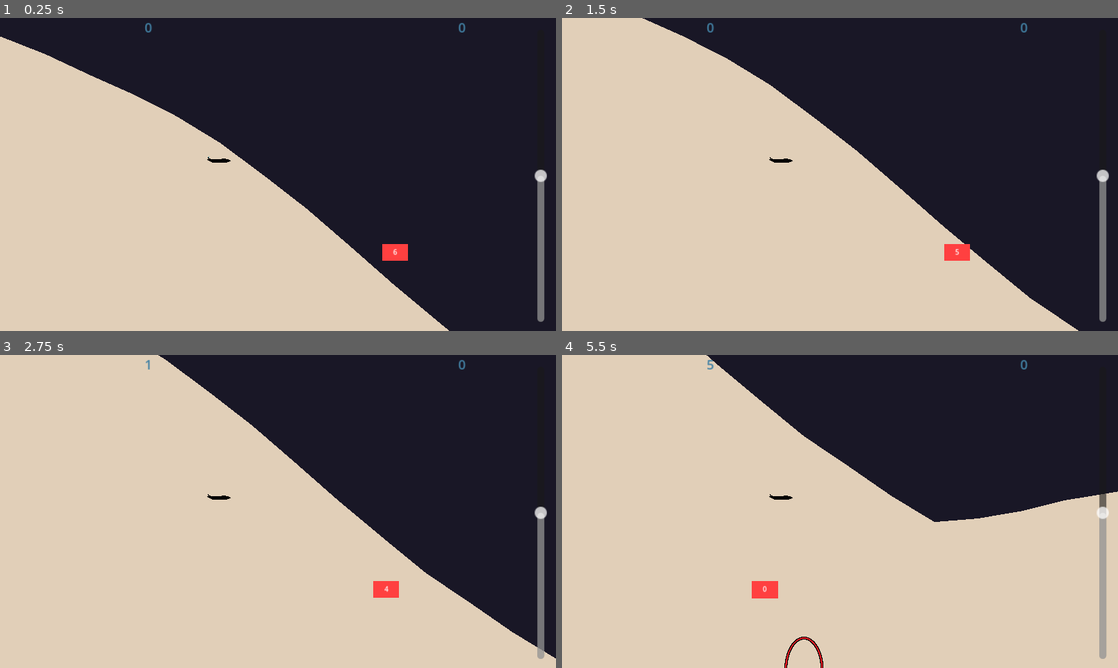
Above: before the commit, frames 1-4 (two rows, left to right).
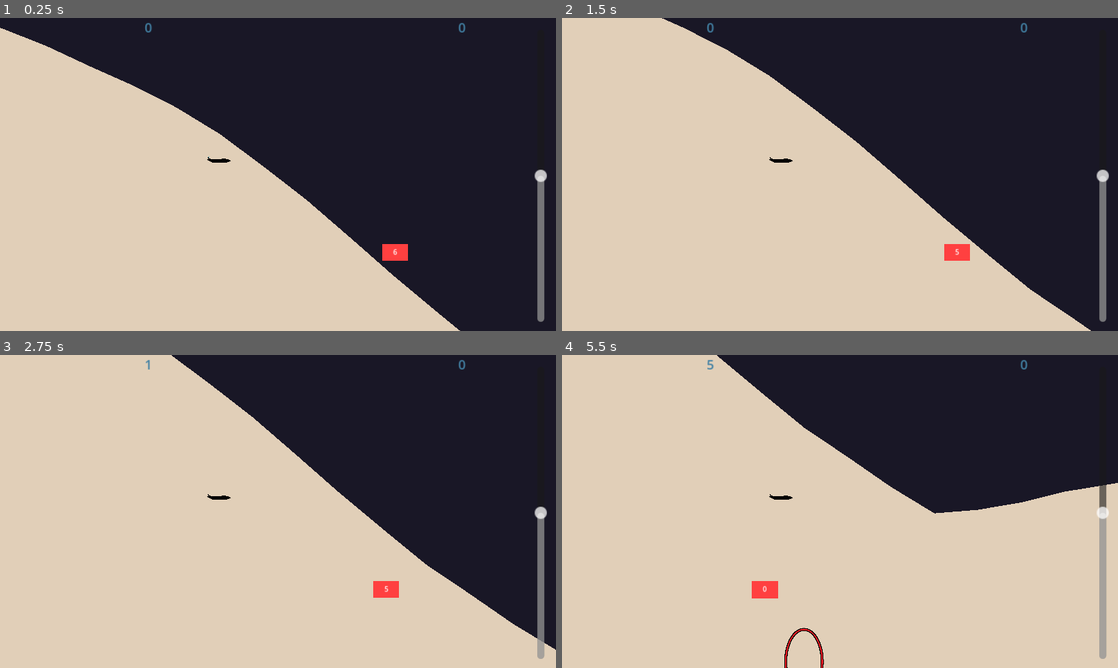
Above: after the commit, the same moments.

Repository: DvirKomlosh/glider
Game: Godot game, scene res://Scences/Main.tscn
Two runs of this game, one before a commit and one after it. Both use one fixed random seed, a clock stepped at 60 frames per second and the inputs below.
Inputs:
- Up to frame 1 (0.25 s): no input
- Up to frame 2 (1.5 s): tap Space at 0.77 s
- Up to frame 3 (2.75 s): tap Space at 1.52 s
- Up to frame 4 (5.5 s): tap Space at 3.02, 3.77, 4.52 s

The runs differ from the first frame. In frame 1, 2.3% of the frame differs, in the area x 0-83%, y 3-100%; in frame 2, 2.2%; in frame 3, 2.0%; in frame 4, 2.3%.

Commit message:
fixed $ usage

Diff:
--- a/Scences/Main.tscn
+++ b/Scences/Main.tscn
@@ -15,21 +15,6 @@
 [sub_resource type="Gradient" id="Gradient_v1064"]
 offsets = PackedFloat32Array(0, 0.490323)
 colors = PackedColorArray(0.96704, 0.202136, 0.844069, 1, 0.337255, 0.654902, 0.713726, 1)
-
-[sub_resource type="Animation" id="Animation_lur6t"]
-resource_name = "in_hoop"
-tracks/0/type = "value"
-tracks/0/imported = false
-tracks/0/enabled = true
-tracks/0/path = NodePath("GliderTrail:start_color")
-tracks/0/interp = 1
-tracks/0/loop_wrap = true
-tracks/0/keys = {
-"times": PackedFloat32Array(0.133333),
-"transitions": PackedFloat32Array(1),
-"update": 0,
-"values": [Color(0.726647, 0.464192, 0.91102, 1)]
-}
 
 [sub_resource type="Animation" id="Animation_etpxp"]
 length = 0.001
@@ -57,6 +42,18 @@
 "update": 1,
 "values": [true]
 }
+tracks/2/type = "value"
+tracks/2/imported = false
+tracks/2/enabled = true
+tracks/2/path = NodePath("Glider/Camera2D:zoom")
+tracks/2/interp = 1
+tracks/2/loop_wrap = true
+tracks/2/keys = {
+"times": PackedFloat32Array(0),
+"transitions": PackedFloat32Array(1),
+"update": 0,
+"values": [Vector2(0.1, 0.1)]
+}
 
 [sub_resource type="Animation" id="Animation_hkra6"]
 resource_name = "death"
@@ -99,6 +96,34 @@
 "transitions": PackedFloat32Array(1),
 "update": 1,
 "values": [false]
+}
+
+[sub_resource type="Animation" id="Animation_lur6t"]
+resource_name = "in_hoop"
+length = 2.0
+tracks/0/type = "value"
+tracks/0/imported = false
+tracks/0/enabled = true
+tracks/0/path = NodePath("GliderTrail:start_color")
+tracks/0/interp = 1
+tracks/0/loop_wrap = true
+tracks/0/keys = {
+"times": PackedFloat32Array(0.133333),
+"transitions": PackedFloat32Array(1),
+"update": 0,
+"values": [Color(0.726647, 0.464192, 0.91102, 1)]
+}
+tracks/1/type = "value"
+tracks/1/imported = false
+tracks/1/enabled = true
+tracks/1/path = NodePath("Glider/Camera2D:zoom")
+tracks/1/interp = 1
+tracks/1/loop_wrap = true
+tracks/1/keys = {
+"times": PackedFloat32Array(0, 0.633333, 1.96667),
+"transitions": PackedFloat32Array(1, 1, 1),
+"update": 0,
+"values": [Vector2(0.1, 0.1), Vector2(0.13, 0.13), Vector2(0.1, 0.1)]
 }
 
 [sub_resource type="AnimationLibrary" id="AnimationLibrary_o6ebp"]
@@ -188,14 +213,17 @@
 begin_cap_mode = 2
 end_cap_mode = 2
 script = ExtResource("6_tx5mk")
+start_color = Color(0.337255, 0.654902, 0.713726, 1)
 
 [node name="AnimationPlayer" type="AnimationPlayer" parent="."]
 libraries = {
 "": SubResource("AnimationLibrary_o6ebp")
 }
 
+[connection signal="add_trail" from="Glider" to="." method="update_glider_position"]
 [connection signal="add_trail" from="Glider" to="." method="_send_add_trail"]
 [connection signal="dead" from="Glider" to="." method="_set_game_over"]
+[connection signal="ready_to_set_glider_position" from="Environment" to="." method="_on_ready_to_set_glider_position"]
 [connection signal="wall_entred" from="Environment/Walls" to="Environment" method="on_wall_entred"]
 [connection signal="in_hoop" from="Environment/Rings" to="." method="_in_hoop"]
 [connection signal="out_hoop" from="Environment/Rings" to="." method="_out_hoop"]
--- a/Scences/end_screen.gd
+++ b/Scences/end_screen.gd
@@ -5,6 +5,10 @@
 
 @onready var distance_label = $PanelContainer/MarginContainer/VBoxContainer/HBoxContainer/VBoxContainer/distance
 @onready var best_distance_label = $PanelContainer/MarginContainer/VBoxContainer/HBoxContainer/VBoxContainer/best_distance
+
+@onready var animation_player: AnimationPlayer = $AnimationPlayer
+
+@onready var panel_container: PanelContainer = $PanelContainer
 
 
 func set_scores(score, best_score, distance, best_distance):
@@ -16,11 +20,11 @@
 
 func end():
 	get_tree().paused = true
-	$AnimationPlayer.play("blur")
+	animation_player.play("blur")
 
 # Called when the node enters the scene tree for the first time.
 func _ready() -> void:
-	$PanelContainer.modulate.a = 0
+	panel_container.modulate.a = 0
 
 # Called every frame. 'delta' is the elapsed time since the previous frame.
 func _process(delta: float) -> void:
--- a/Scences/end_screen.tscn
+++ b/Scences/end_screen.tscn
@@ -2,6 +2,33 @@
 
 [ext_resource type="Script" path="res://Scences/end_screen.gd" id="1_dxnh8"]
 [ext_resource type="Shader" path="res://end_screen.gdshader" id="2_ojk7s"]
+
+[sub_resource type="Animation" id="Animation_af0tx"]
+length = 0.001
+tracks/0/type = "value"
+tracks/0/imported = false
+tracks/0/enabled = true
+tracks/0/path = NodePath("Blur:material:shader_parameter/lod")
+tracks/0/interp = 1
+tracks/0/loop_wrap = true
+tracks/0/keys = {
+"times": PackedFloat32Array(0),
+"transitions": PackedFloat32Array(1),
+"update": 0,
+"values": [0.0]
+}
+tracks/1/type = "value"
+tracks/1/imported = false
+tracks/1/enabled = true
+tracks/1/path = NodePath("PanelContainer:modulate")
+tracks/1/interp = 1
+tracks/1/loop_wrap = true
+tracks/1/keys = {
+"times": PackedFloat32Array(0),
+"transitions": PackedFloat32Array(1),
+"update": 0,
+"values": [Color(1, 1, 1, 1)]
+}
 
 [sub_resource type="Animation" id="Animation_hbdfn"]
 resource_name = "blur"
@@ -29,33 +56,6 @@
 "transitions": PackedFloat32Array(1, 1),
 "update": 0,
 "values": [Color(1, 1, 1, 0), Color(1, 1, 1, 1)]
-}
-
-[sub_resource type="Animation" id="Animation_af0tx"]
-length = 0.001
-tracks/0/type = "value"
-tracks/0/imported = false
-tracks/0/enabled = true
-tracks/0/path = NodePath("Blur:material:shader_parameter/lod")
-tracks/0/interp = 1
-tracks/0/loop_wrap = true
-tracks/0/keys = {
-"times": PackedFloat32Array(0),
-"transitions": PackedFloat32Array(1),
-"update": 0,
-"values": [0.0]
-}
-tracks/1/type = "value"
-tracks/1/imported = false
-tracks/1/enabled = true
-tracks/1/path = NodePath("PanelContainer:modulate")
-tracks/1/interp = 1
-tracks/1/loop_wrap = true
-tracks/1/keys = {
-"times": PackedFloat32Array(0),
-"transitions": PackedFloat32Array(1),
-"update": 0,
-"values": [Color(1, 1, 1, 1)]
 }
 
 [sub_resource type="AnimationLibrary" id="AnimationLibrary_gpxaq"]
--- a/Scences/trail.gd
+++ /dev/null
@@ -1,9 +0,0 @@
-extends Line2D
-
-var trail_offset = Vector2(200, 0)
-
-
-# Called every frame. 'delta' is the elapsed time since the previous frame.
-func _process(delta: float) -> void:
-	var trail_position = $"../Glider".global_position - trail_offset
-	add_point(trail_position)
--- a/Scripts/Main.gd
+++ b/Scripts/Main.gd
@@ -1,6 +1,15 @@
 extends Node2D
 
 var save_path = "user://scores.save"
+var starting_glider_position
+
+@onready var glider: CharacterBody2D = $Glider
+@onready var controller: VSlider = $CanvasLayer/Controller
+@onready var rings: Node2D = $Environment/Rings
+@onready var glider_trail: Line2D = $GliderTrail
+@onready var end_screen: Control = $CanvasLayer/EndScreen
+@onready var animation_player: AnimationPlayer = $AnimationPlayer
+@onready var camera: Camera2D = $Glider/Camera2D
 
 
 var score = 0
@@ -33,39 +42,41 @@
 	file.store_var(best_score)
 
 
-func _send_add_trail(pos, speed):
-	$GliderTrail.add_trail_point(pos, speed)
+func update_glider_position(pos, speed):
+	glider_trail.add_trail_point(pos, speed)
+	rings.update_indicator(pos)
+
 
 func _set_game_over():
 	_save_score()
-	$AnimationPlayer.play("death")
-	$CanvasLayer/EndScreen.set_scores(score, best_score, distance, best_distance)
+	animation_player.play("death")
+	end_screen.set_scores(score, best_score, distance, best_distance)
 	is_game_over = true
 
 func _in_hoop():
 	if not is_game_over:
-		$Glider.in_hoop(combo)
-
+		glider.in_hoop(combo)
 		score += combo
 		combo += 1
 
-		$AnimationPlayer.play("in_hoop")
-		var camera_tween = create_tween()
-
-		camera_tween.tween_property($Glider/Camera2D, "zoom", Vector2(0.11, 0.11), 0.6)
-		camera_tween.tween_property($Glider/Camera2D, "zoom", Vector2(0.1,0.1) , 1)
-
-		#$GliderTrail.add_color()
+		animation_player.play("in_hoop")
 
 func _out_hoop():
 	combo = 1
 
 func _ready() -> void:
 	_load_score()
+	glider.position = starting_glider_position
+
 
 # Called every frame. 'delta' is the elapsed time since the previous frame.
 func _process(delta):
-	distance = int($Glider.position.x/1000)
+	glider.set_glider_rotation(controller.value)
+	distance = int(glider.position.x/1000)
 	# set glider UI position
 	$CanvasLayer/Control/x.text = str(distance)
 	$CanvasLayer/Control/y.text = str(score)
+
+
+func _on_ready_to_set_glider_position(pos_x: float, pos_y: float) -> void:
+	starting_glider_position = Vector2(pos_x, pos_y + 500)
--- a/Scripts/Ring.gd
+++ b/Scripts/Ring.gd
@@ -50,8 +50,4 @@
 	indicator.size.x = int(base_size.x * scalar)
 	indicator.size.y = int(base_size.y * scalar)
 
-
-	#if distance > 100 or distance < 0:
-		#indicator.visible = false
-
 	indicator_label.text = str(distance)
--- a/Scripts/Rings.gd
+++ b/Scripts/Rings.gd
@@ -29,15 +29,12 @@
 	active_rings.remove_at(0)
 	out_hoop.emit()
 
-
-
-func _process(delta):
-	var glider_position = $"../../Glider".global_position
-
+func update_indicator(glider_position):
 	if len(active_rings) > 0:
 		active_rings[0].set_indicator(glider_position)
 
-
+func _process(delta):
+	pass
 
 
 func instentiate_ring(new_pos: Vector2):
--- a/Scripts/environment.gd
+++ b/Scripts/environment.gd
@@ -1,4 +1,7 @@
 extends Node2D
+
+
+signal ready_to_set_glider_position(pos_x, pos_y)
 
 var min_passage_width: float= 200.0
 var section_length: float = 10000.0
@@ -40,7 +43,7 @@
 
 		# Set the glider slightly below the celing, at the start
 		if abs(x_value) < subsection_length:
-			$"../Glider".position = Vector2(x_value, y_values[0] + 300)
+			ready_to_set_glider_position.emit(x_value, y_values[0])
 
 
 
--- a/Scripts/glider.gd
+++ b/Scripts/glider.gd
@@ -10,12 +10,14 @@
 # Get the gravity from the project settings to be synced with RigidBody nodes.
 var gravity = ProjectSettings.get_setting("physics/2d/default_gravity")
 @onready var wind_player = $WindPlayer
+@onready var points: Label = $Points
+@onready var trail_position: Marker2D = $TrailPosition
+
 
 var is_alive = true
 var debug_mode = false
 
 func _show_points(combo):
-	var points = $Points
 
 	points.scale = Vector2(0.6, 0.6)
 	points.text = "+" + str(combo)
@@ -43,22 +45,20 @@
 
 	wind_player.volume_db = new_volume
 
+func set_glider_rotation(controller_value: float):
+	if is_alive:
+		rotation = asin( - controller_value/90)
 
 func _process(delta):
 
-	$Points.rotation = -rotation
+	points.rotation = -rotation
 	var screen_height = 5040.0
-	if is_alive:
-		rotation = asin( - $"../CanvasLayer/Controller".value/90)
 
-	# if alive, size = 0
-	# if speed < x -> size = 0
-	# if speed > x, size = clamp(0.5,1, speed/2 / x) color = ??? based on speed tho
 	var speed = 0
 	if is_alive:
 		speed = velocity.length()
 
-	add_trail.emit($TrailPosition.global_position, speed)
+	add_trail.emit(trail_position.global_position, speed)
 	# clamp rotation:
 	rotation = max(rotation,-PI/2)
 	rotation = min(rotation, PI/2)
@@ -87,14 +87,8 @@
 
 	var normal_dir = Vector2(cos(pitch - PI/2),sin(pitch - PI/2))
 
-	# force is proportional to the amount of air heating the plane
-	# TODO: check if i playing with the coeficiants may work in my favor, setting the influence of the horizontal surface lower should combat parachuting
 	var force =  1 * abs(vertical_surface * forward_speed) + 1 * abs(horizontal_surface * down_speed)
 
-	# first coof - gives you the ability to "go up" when fast - _____/
-	# second coof - gives the ability to "go forward" when falling quickly - \___
-	# too much of second coof - parachuting
-	# too much first coof - like parachuting but first get speed by diving, then go up?
 
 
 
@@ -121,18 +115,18 @@
 	if collided:
 		is_alive = false
 		dead.emit()
-		create_tween().tween_property($".", "rotation", -PI/2, 1)
+		create_tween().tween_property(self, "rotation", -PI/2, 1)
 
 
 	queue_redraw()
 
 func _draw():
 	if debug_mode:
-		#draw_line(Vector2(0,0),Vector2(1,0) * 500,Color.AQUA, 10)
-		#draw_line(Vector2(0,0),Vector2(0,-1) * 500,Color.AQUA, 10)
+		draw_line(Vector2(0,0),Vector2(1,0) * 500,Color.AQUA, 10)
+		draw_line(Vector2(0,0),Vector2(0,-1) * 500,Color.AQUA, 10)
 		draw_line(Vector2(0,0), velocity.rotated(-rotation) ,Color.RED, 10)
 		draw_line(velocity.rotated(-rotation), velocity.rotated(-rotation)+acc.rotated(-rotation) ,Color.GREEN, 10)
-		#draw_line(Vector2(0,0), acc.rotated(-rotation) ,Color.GREEN, 10)
+		draw_line(Vector2(0,0), acc.rotated(-rotation) ,Color.GREEN, 10)
 
 func in_hoop(combo):
 	_show_points(combo)
